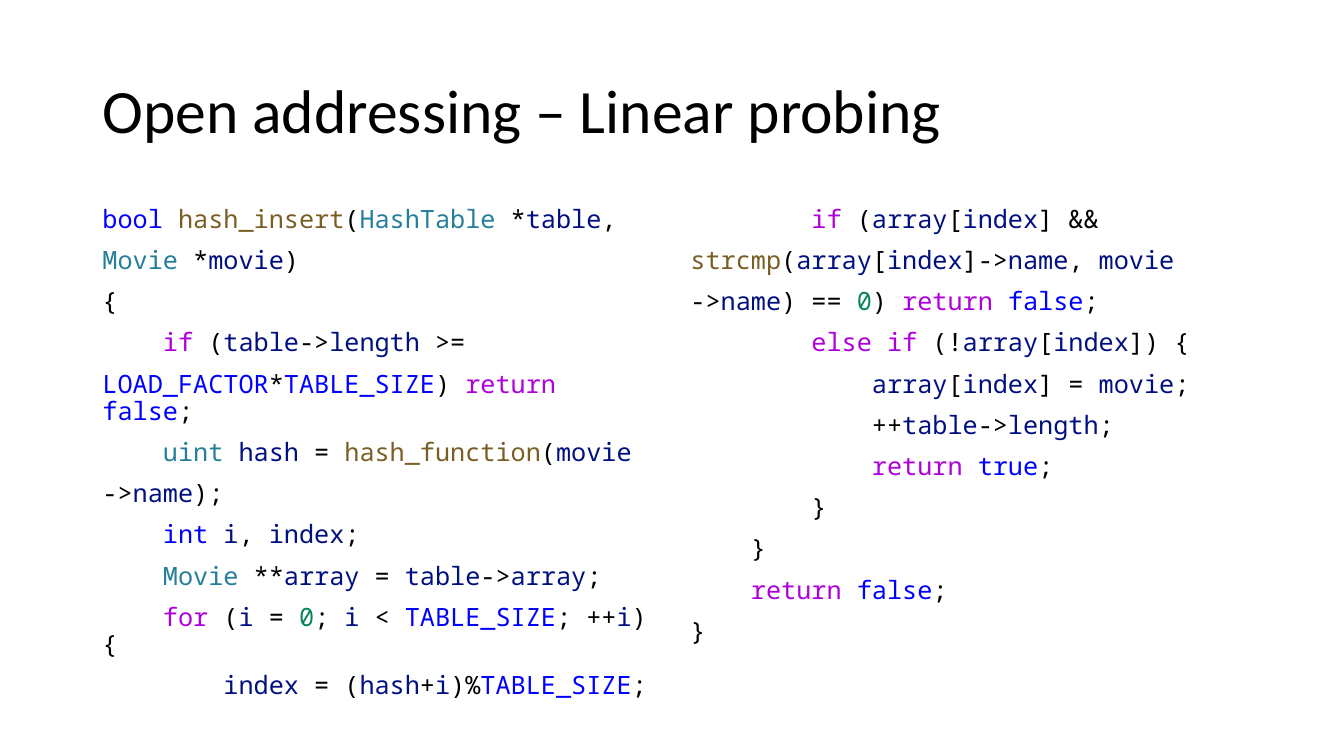
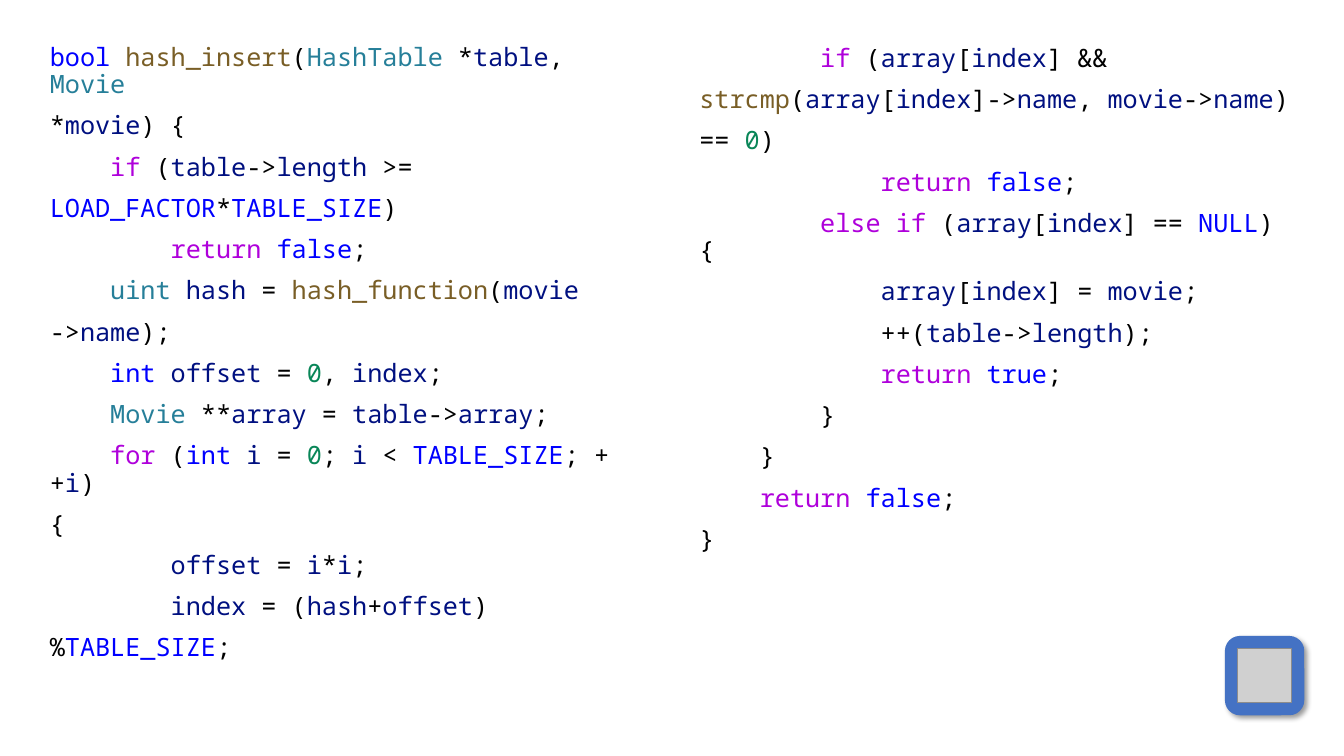
Before and after one commit to duskygloom/data_structures, a slide deck: slide 30 of hash_table_presentation/hashing.pptx (slide 16 before the commit). Drawn at 1344x756 pixels with LibreOffice and Linux fonts; fonts in the diff are those of the drawing; grey boxes stand for pictures. Boxes give left, top, right and bottom in pixels: in the first picture for what was removed or moved away, otherwise in the second. Text is boxed around its words. In the diff, an @@ line names an element or a change of style, - is before the commit and + after.

```diff
--- a/hash_table_presentation/hashing.pptx
+++ b/hash_table_presentation/hashing.pptx
@@ text "bool hash_insert(HashTable *table, Movie": place and size @@
-text "bool hash_insert(HashTable *table, Movie" at <box>102,209,646,698</box>
+text "bool hash_insert(HashTable *table, Movie" at <box>50,47,579,660</box>
@@ text at <box>50,47,564,138</box>: text changed @@
-bool hash_insert(HashTable *table,
-Movie *movie)
-{
+bool hash_insert(HashTable *table, Movie
+*movie) {
@@ text "if (array[index] &&": place and size @@
-text "if (array[index] &&" at <box>690,208,1190,603</box>
+text "if (array[index] &&" at <box>699,47,1289,511</box>
@@ text at <box>699,89,1289,238</box>: text changed @@
-strcmp(array[index]->name, movie
-->name) == 0) return false;
-else if (!array[index]) {
+strcmp(array[index]->name, movie->name)
+== 0)
+return false;
+else if (array[index] == NULL) {
@@ title removed at <box>102,90,941,144</box> @@
-Open addressing – Linear probing
@@ text at <box>50,198,398,262</box>: text changed @@
-LOAD_FACTOR*TABLE_SIZE) return false;
+LOAD_FACTOR*TABLE_SIZE)
+return false;
@@ text at <box>881,323,1153,348</box>: text changed @@
-++table->length;
+++(table->length);
@@ text at <box>110,362,443,386</box>: text changed @@
-int i, index;
+int offset = 0, index;
@@ text at <box>50,444,579,660</box>: text changed; text colour #0000FF to #001080 @@
-for (i = 0; i < TABLE_SIZE; ++i) {
-index = (hash+i)%TABLE_SIZE;
+for (int i = 0; i < TABLE_SIZE; ++i)
+{
+offset = i*i;
+index = (hash+offset)
+%TABLE_SIZE;
@@ rounded rectangle added at <box>1225,636,1305,716</box>, fill #4472C4 @@
@@ picture added at <box>1238,649,1292,703</box> @@
```
Also in this commit, not shown: 11 other slides changed, 12 slides added, 28 other files.
